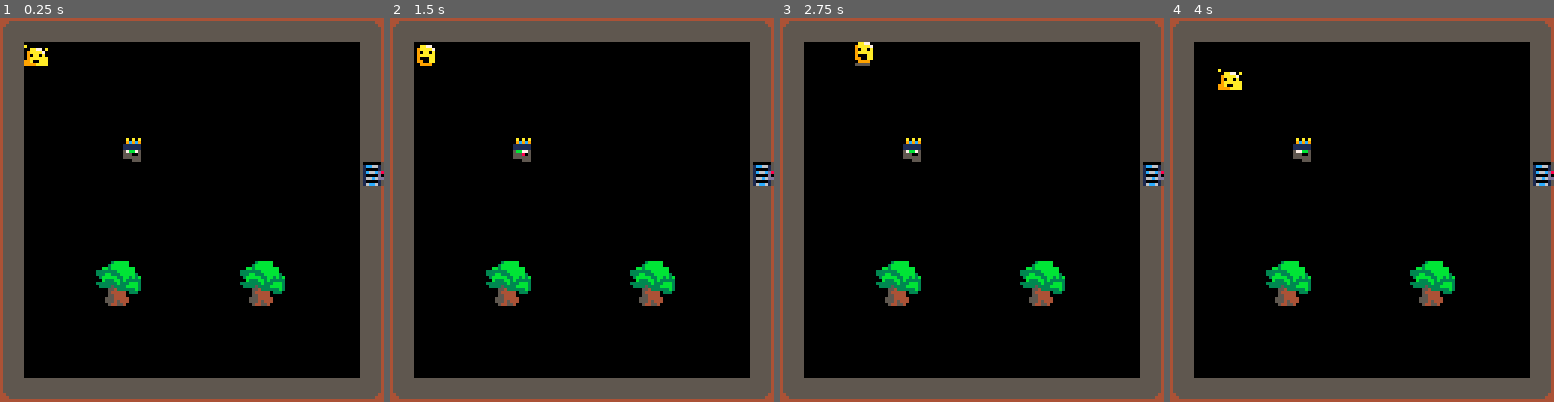
Above: before the commit, frames 1-4 (left to right).
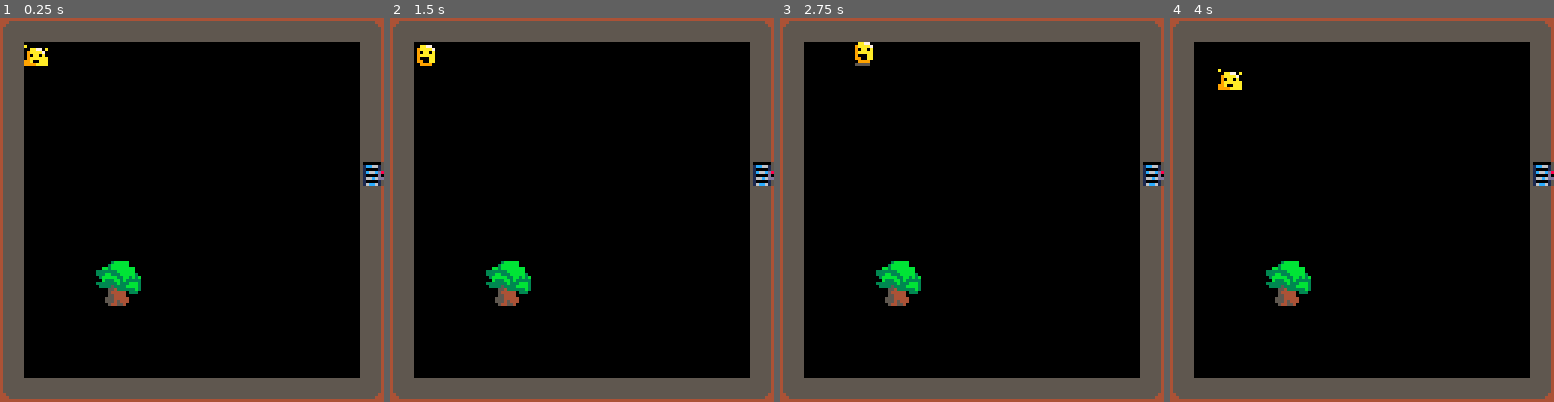
Above: after the commit, the same moments.

Repository: Chazmus/ReDeath
Game: PICO-8 cartridge carts/redeath/redeath.p8
Two runs of this game, one before a commit and one after it. Both use one fixed random seed, a clock stepped at 60 frames per second and the inputs below.
Inputs:
- Up to frame 1 (0.25 s): no input
- Up to frame 2 (1.5 s): tap X (X key) at 0.33, 1.07 s; tap O (Z key) at 0.7 s
- Up to frame 3 (2.75 s): hold Right 1.6-2.1 s; tap O (Z key) at 1.7, 2.1, 2.5 s; tap X (X key) at 1.85 s; hold Up 2.15-2.42 s; hold Right from 2.47 s (still down)
- Up to frame 4 (4 s): tap O (Z key) at 2.9, 3.3, 3.7 s; tap X (X key) at 2.97 s; release Right at 3.03 s; hold Left 3.08-3.58 s; hold Down 3.63-3.97 s

The runs differ from the first frame. In frame 1, 1.2% of the frame differs, in the area x 32-75%, y 31-75%; in frame 2, 1.2%; in frame 3, 1.2%; in frame 4, 1.2%.

Commit message:
Create a level loader

Diff:
--- a/carts/redeath/redeath.p8
+++ b/carts/redeath/redeath.p8
@@ -4,12 +4,17 @@
 -- main
 -- The loop
 game_objects = {}
+animator = {}
+animations = {}
+animated_objects = {}
+add(game_objects, animator)
 actions = {}
 player_list = {
 	player1 = nil,
 	player2 = nil
 }
 function _init()
+	init_animations()
 	player_list.player1 = spawn_player({x=8, y=8})
 	foreach(game_objects,
 	function(go)
@@ -17,6 +22,8 @@
 			go:init()
 		end
 	end)
+
+	load_level1()
 end
 
 function _update()
@@ -42,8 +49,11 @@
 
 function _draw()
 	cls(0)
+
 	for go in all(game_objects) do
-		go:draw()
+		if go.draw != nil then
+			go:draw()
+		end
 	end
 	map()
 end
@@ -294,15 +304,54 @@
 end
 
 -->8
--- animated map objects
-
-animator = {}
-add(game_objects, animator)
-
-animated_objects = {}
+-- Level management
+
+level_loader = {}
+
+function load_level1()
+	-- initialise animated map objects
+
+	local tree1 = {
+		init = function()
+			add(animated_objects, {	position = {x = 4, y = 10}, -- celx, cely
+									anim = animations["tree"]})
+		end
+	}
+
+	-- TODO the init should add a pressure plate and a door somewhere
+	-- the update function can then check for the plate to collide with the player
+	-- and change the state of the door to open.
+	local pressure_plate_and_door = {
+		init = function() end,
+		update = function() end
+	}
+
+	local level1 = {
+		tree1,
+	}
+
+	level_loader:load_level_objects(level1)
+
+end
+
+function level_loader:load_level_objects(level_objects)
+	self:unload_level_objects()
+	self.current_level = level_objects
+	for go in all(level_objects) do
+		go.init()
+		add(game_objects, go)
+	end
+end
+
+function level_loader:unload_level_objects()
+	if self.current_level == nil then return end
+	for go in all(self.current_level) do
+		go.init()
+		remove(game_objects, go)
+	end
+end
 
 function init_animations()
-	animations = {}
 
 	-- define animated sprites
 	animations["tree"] = {
@@ -320,21 +369,6 @@
 	return animations
 end
 
-function animator:init()
-	local animations = init_animations()
-
-	-- initialise animated map objects
-	add(animated_objects, {	position = {x = 4, y = 10}, -- celx, cely
-							anim = animations["tree"]})
-
-	add(animated_objects, {	position = {x = 10, y = 10},
-							anim = animations["tree"]})
-
-	add(animated_objects, { position = {x = 5, y = 5},
-							anim = animations["keycard"]})
-
-end
-
 function animator:update()
 	for obj in all(animated_objects) do
 		local sprite_this_frame = get_sprite_animated(obj.anim.sprite_sequence, obj.anim.speed)
@@ -344,10 +378,6 @@
 			end
 		end
 	end
-end
-
-function animator:draw()
-	-- spr(get_sprite_animated(sprite.sequence, sprite.speed), sprite.position.x, sprite.position.y, sprite.size.x, sprite.size.y)
 end
 
 function get_sprite_animated(frames, speed)
@@ -366,12 +396,6 @@
 		command_to_run.execute()
 		player1.current_command += 1
 	end
-end
-
--->8
---level loader
-level_loader = {}
-function level_loader:load_level(level)
 end
 
 __gfx__
